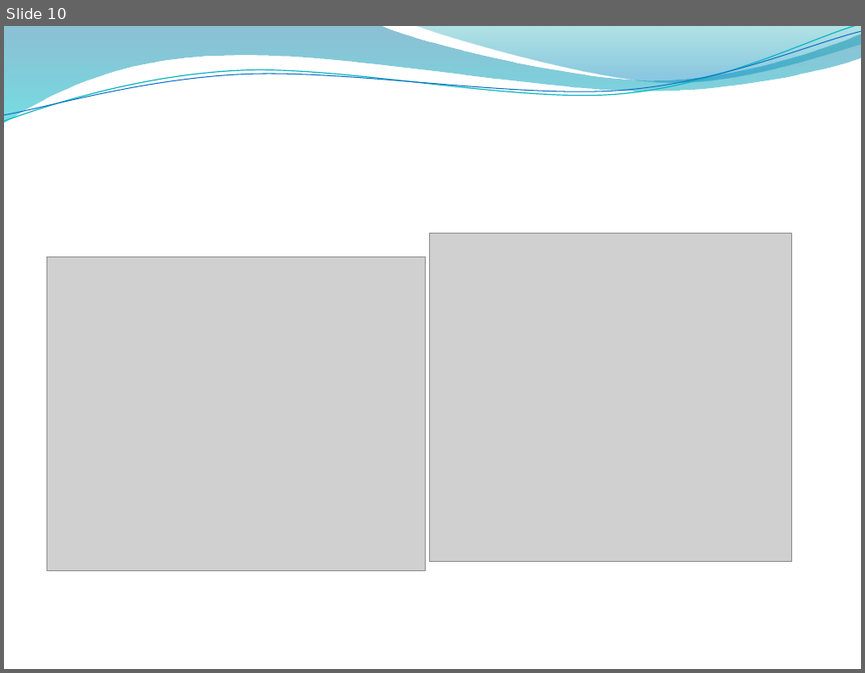
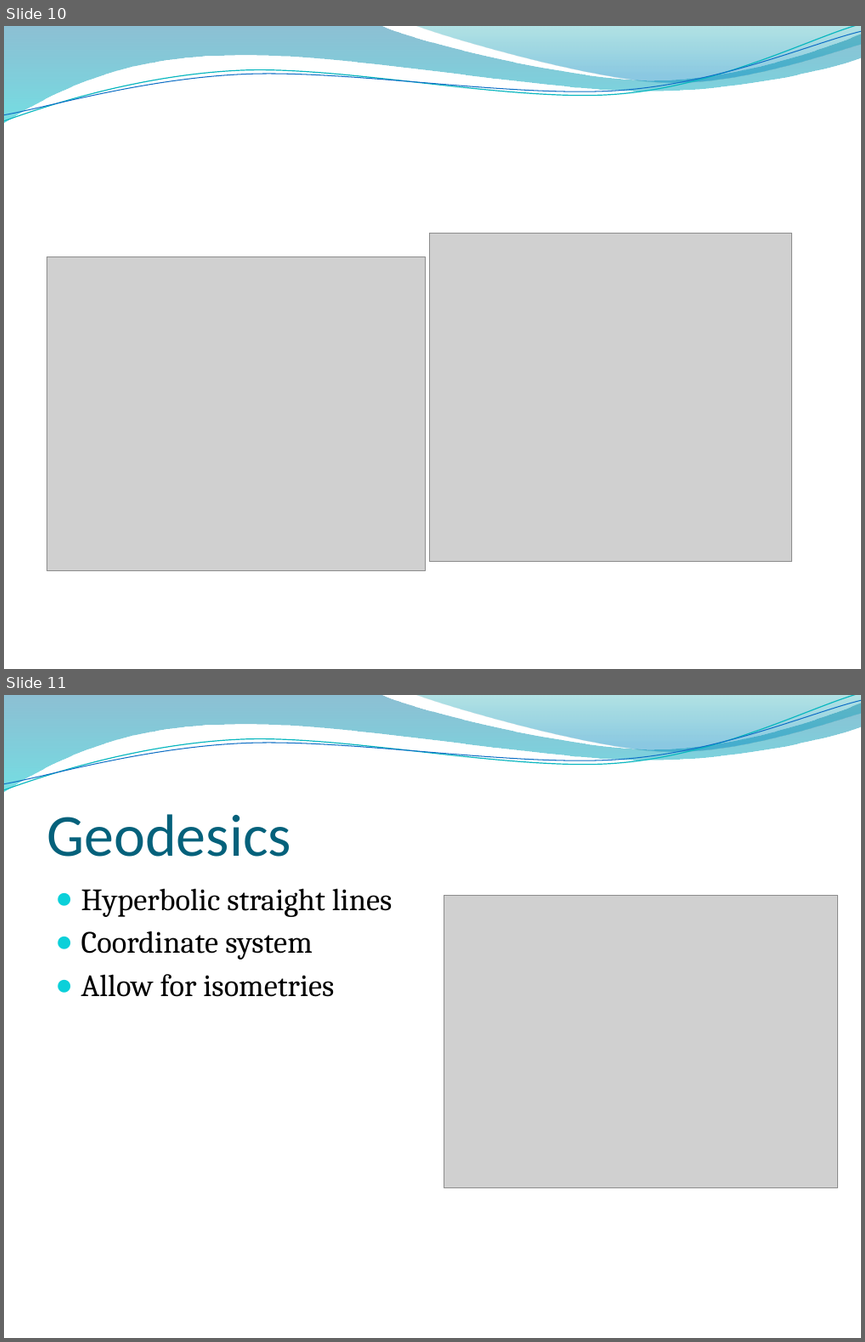
Before and after one commit to velociraptors/math361, a slide deck: hplanes.pptx. Shown one above the other, each under a label of ours: slide 10 before the commit, slides 10 and 11 after it. The pictures are 865x673 and 865x1342 pixels, drawn with LibreOffice and Linux fonts; fonts in the diff are those of the drawing; grey boxes stand for pictures; background and template pictures are left out. Boxes give left, top, right and bottom in pixels: in the first picture for what was removed or moved away, otherwise in the second. Text is boxed around its words. In the diff, an @@ line names an element or a change of style, - is before the commit and + after.

```diff
--- a/hplanes.pptx
+++ b/hplanes.pptx
@@ slide 11 added at bbox=[4, 695, 861, 1338], background picture (left out); not listed: 4 template elements that a slide beside it also shows @@
@@ title added at bbox=[46, 814, 291, 857], 50 pt, text #04617B @@
+Geodesics
@@ text added at bbox=[81, 888, 392, 997], 26 pt, text #000000 @@
+● Hyperbolic straight lines
+● Coordinate system
+● Allow for isometries
@@ picture added at bbox=[444, 895, 838, 1188] @@
```
Also in this commit, not shown: 1 slide changed, 1 other file.
